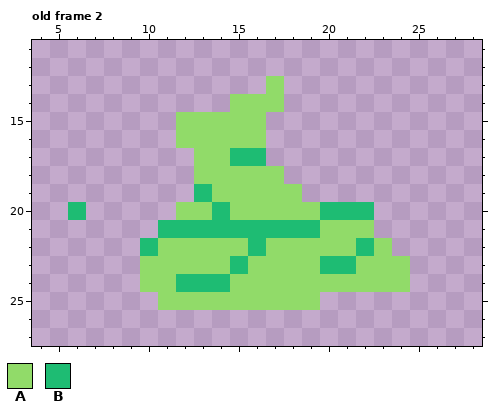
File history of a pixel-art file, Assets/Veg.aseprite. Above is the file before it was changed.
32x32 pixels, 5 frames. Shown: old frame 2: x 4..28, y 11..27. The commit also changed other frames, which this record leaves out.
Palette (. is transparent): A #91db69  B #1ebc73
Pixels before, old frame 2, first column x 6:
13 ...........A.......
14 .........AAA.......
15 ......AAAAA........
16 ......AAAAA........
17 .......AABB........
18 .......AAAAA.......
19 .......BAAAAA......
20 B.....AABAAAAABBB..
21 .....BBBBBBBBBAAA..
22 ....BAAAAABAAAAABA.
23 ....AAAAABAAAABBAAA
24 ....AABBBAAAAAAAAAA
25 .....AAAAAAAAA.....
Now the later version:
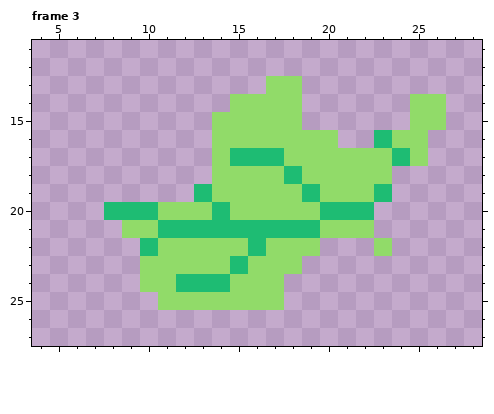
Edits made:
frames 5 -> 6
Changed rows in their new state; - is an unchanged pixel.
Frame 3 against old frame 2:
first column x 6:
13 ------------A--------
14 ------------A------AA
15 ------..---AA------AA
16 ------..---AAAA--BAA-
17 -------.---BAAAAAABA-
18 -------.----BAAAAA---
19 -------------BAAAB---
20 .-BBBA---------------
21 ---AA----------------
22 --------------...----
23 -------------......--
24 ------------.......--
25 ------------..-------
